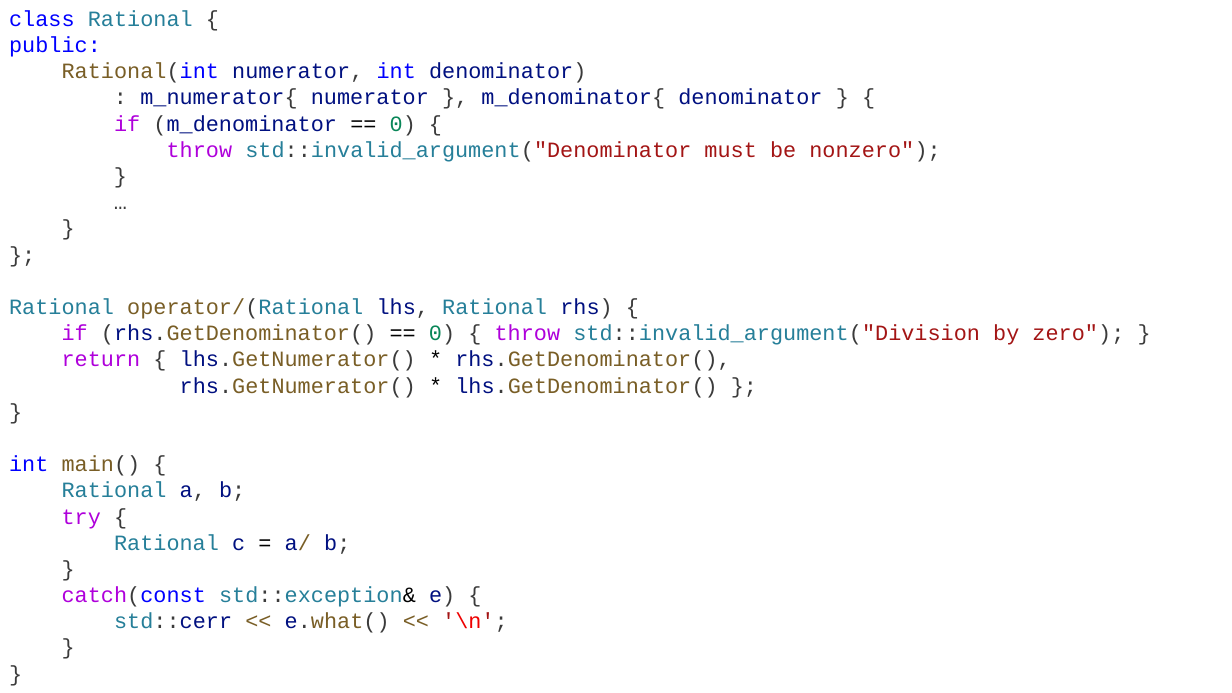
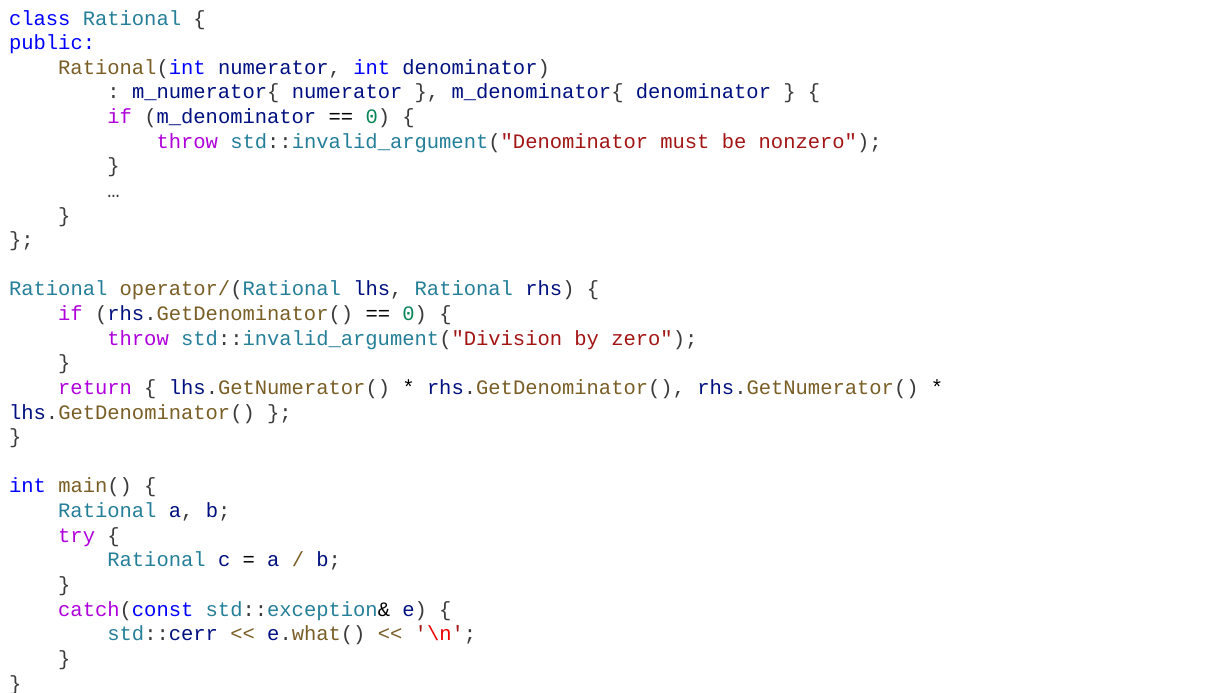
Before and after one commit to alexey-malov/oop, a slide deck: slide 15 of lectures/05/Обработка ошибок и исключительных ситуаций.pptx. Drawn at 1232x693 pixels with LibreOffice and Linux fonts; fonts in the diff are those of the drawing. Boxes give left, top, right and bottom in pixels: in the first picture for what was removed or moved away, otherwise in the second. Text is boxed around its words. In the diff, an @@ line names an element or a change of style, - is before the commit and + after.

```diff
--- a/lectures/05/Обработка ошибок и исключительных ситуаций.pptx
+++ b/lectures/05/Обработка ошибок и исключительных ситуаций.pptx
@@ text at (9,10,882,645): size 17 to 16 pt in "class Rational {", "public:", "Rational(int numerator, int denominator)", ": m_numerator{ numerator }, m_denominator{ denominator } ..." and 16 more places @@
@@ text at (9,306,918,424): text changed; size 17 to 16 pt @@
-if (rhs.GetDenominator() == 0) { throw std::invalid_argument("Division by zero"); }
-return { lhs.GetNumerator() * rhs.GetDenominator(),
-rhs.GetNumerator() * lhs.GetDenominator() };
+if (rhs.GetDenominator() == 0) {
+throw std::invalid_argument("Division by zero");
+}
+return { lhs.GetNumerator() * rhs.GetDenominator(), rhs.GetNumerator() * lhs.GetDenominator() };
@@ text at (107,552,341,570): text changed; size 17 to 16 pt @@
-Rational c = a/ b;
+Rational c = a / b;
```
Also in this commit, not shown: 13 other slides changed, 1 other file.
